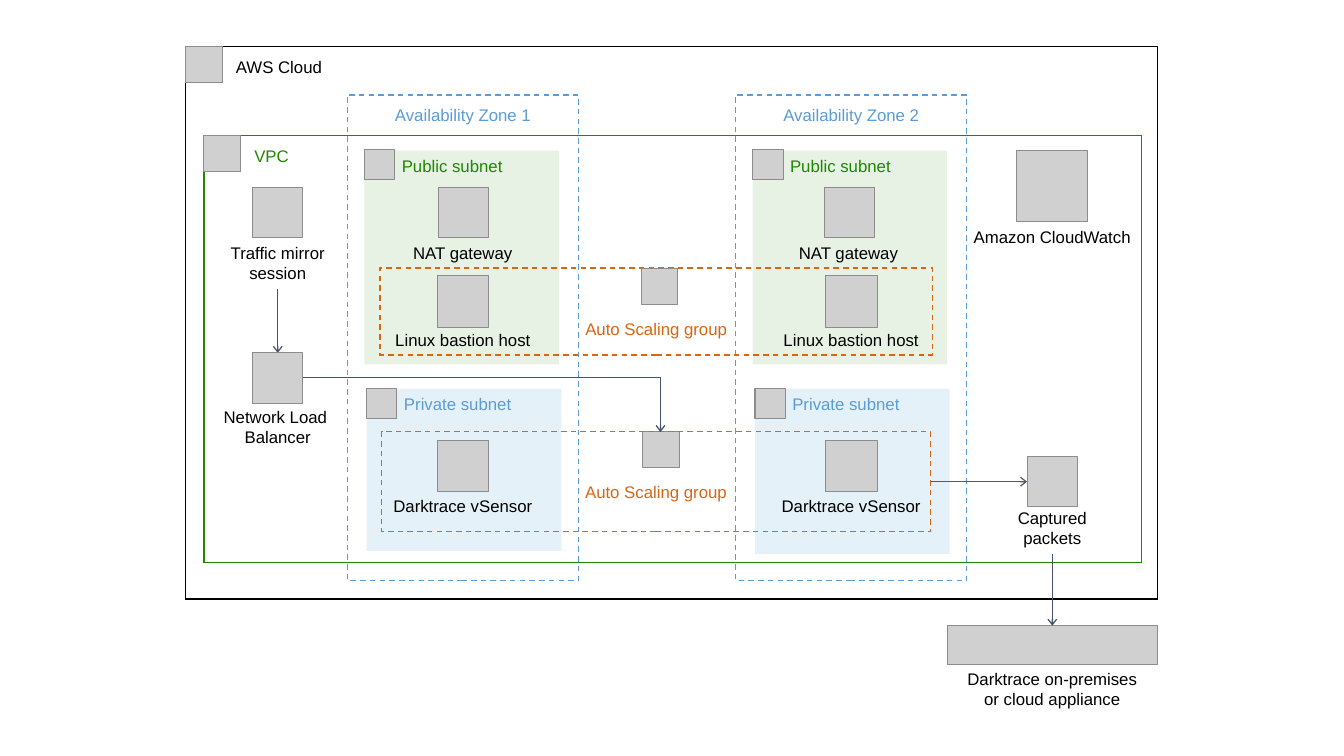
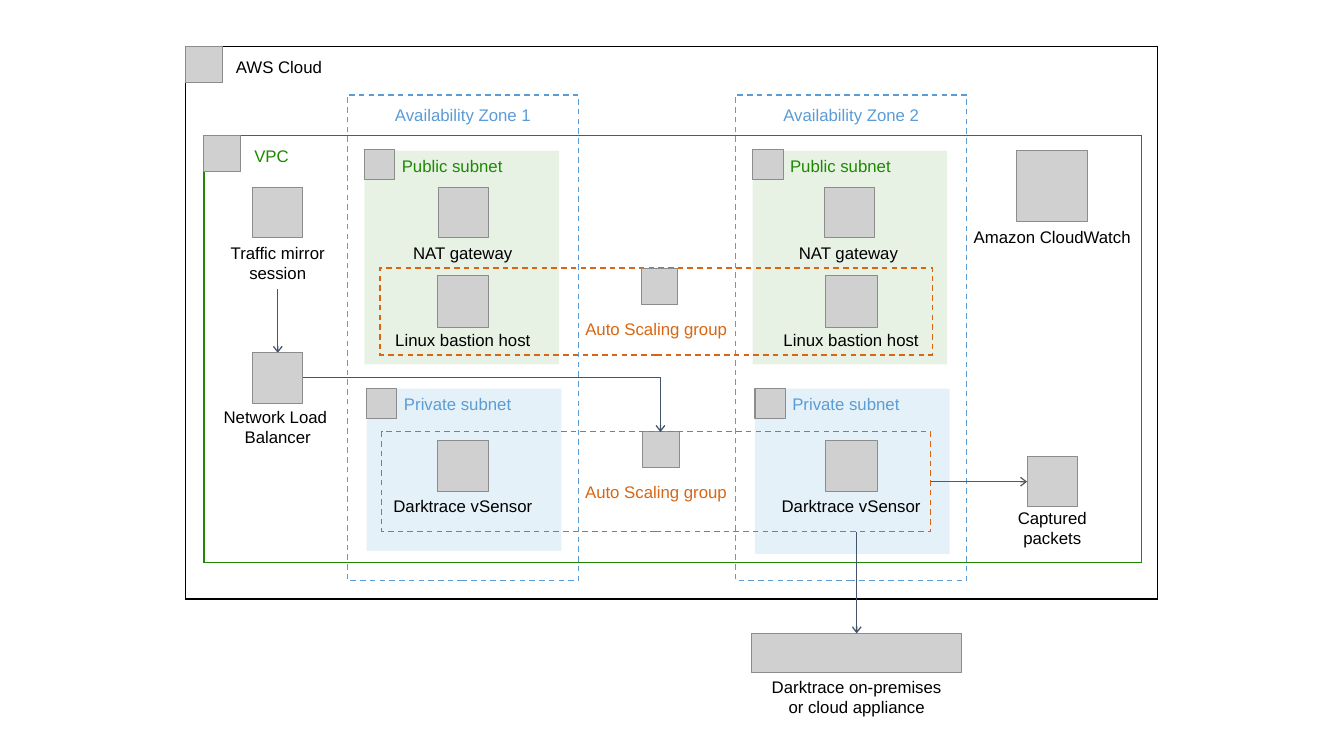
Before and after one commit to aws-quickstart/quickstart-darktrace-vsensor, a slide deck: slide 3 of docs/images/darktrace-vsensor-architecture-diagram.pptx. Drawn at 1344x756 pixels with LibreOffice and Linux fonts; fonts in the diff are those of the drawing; grey boxes stand for pictures. Boxes give left, top, right and bottom in pixels: in the first picture for what was removed or moved away, otherwise in the second. Text is boxed around its words. In the diff, an @@ line names an element or a change of style, - is before the commit and + after.

Commit message:
[docs] vSensors contact the Darktrace appliance not the bastion
Update diagrams to show that

```diff
--- a/docs/images/darktrace-vsensor-architecture-diagram.pptx
+++ b/docs/images/darktrace-vsensor-architecture-diagram.pptx
@@ arrow moved from (1053, 626) - (1053, 555) to (857, 633) - (857, 532) @@
@@ picture moved from (x1=948, y1=626, x2=1157, y2=665) to (x1=752, y1=633, x2=962, y2=673) @@
@@ text "Darktrace on-premises or cloud appliance" moved from (x1=967, y1=673, x2=1137, y2=709) to (x1=772, y1=681, x2=941, y2=717) @@
```
Also in this commit, not shown: 2 other slides changed, 1 other file.
